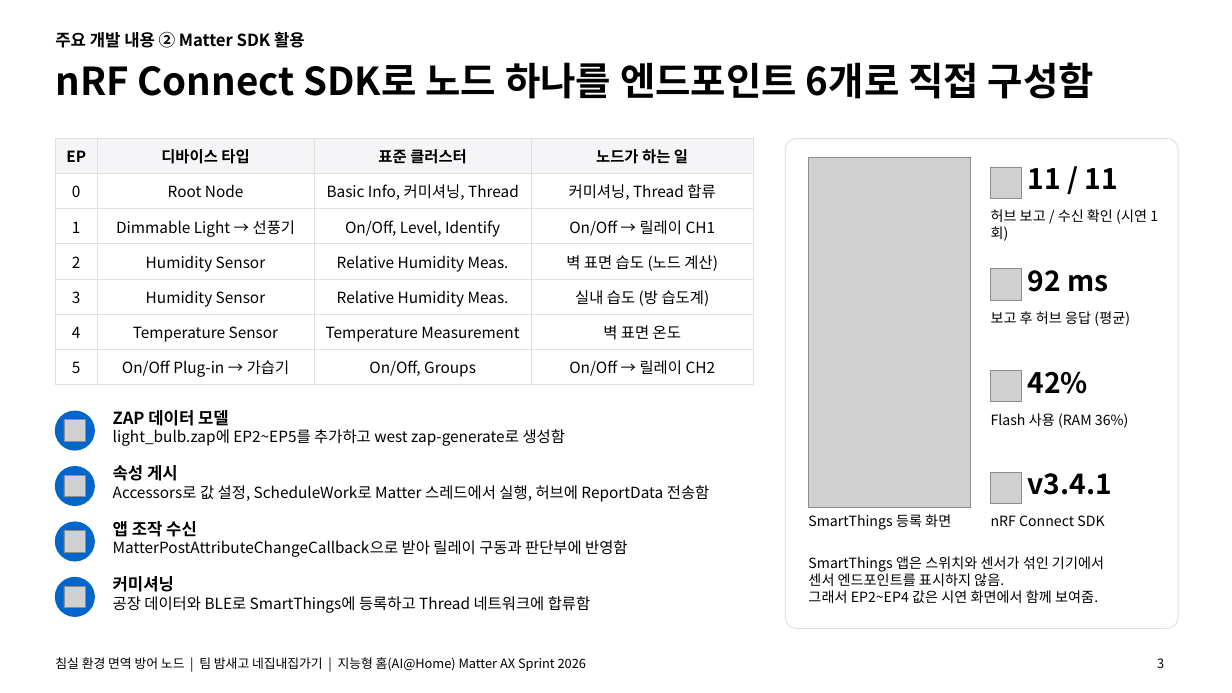
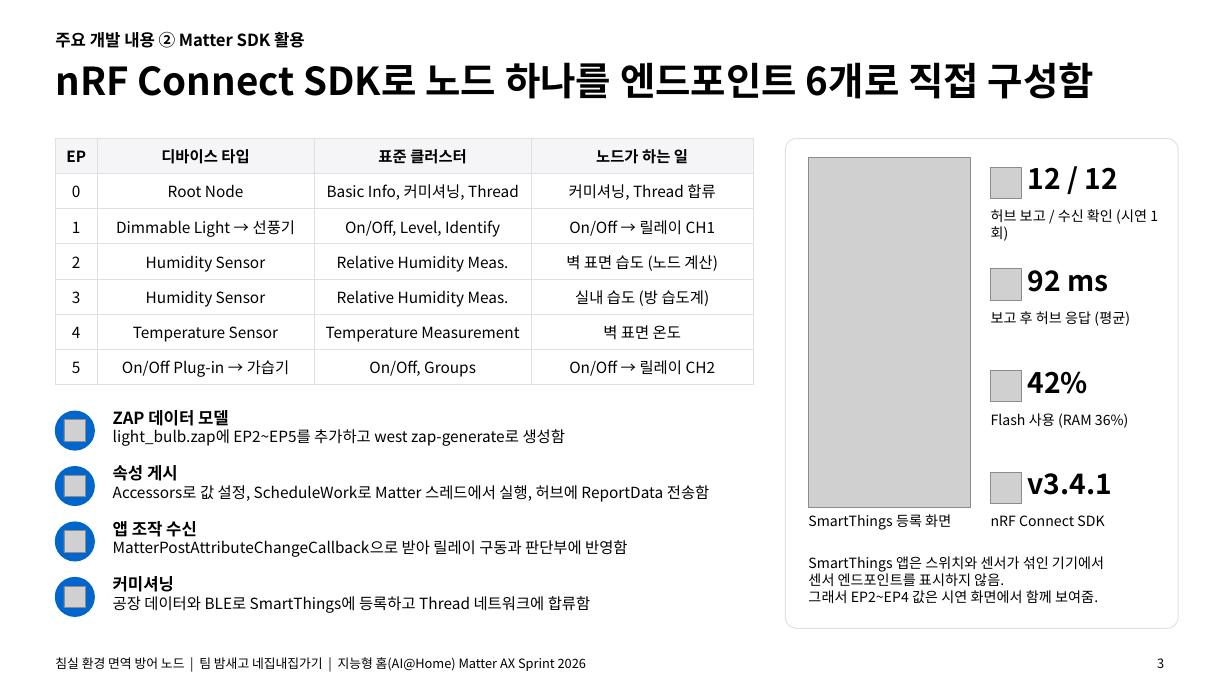
Before and after one commit to 55wind/matter-iot, a slide deck: slide 3 of docs/발표자료_침실노드.pptx. Drawn at 1232x693 pixels with LibreOffice and Linux fonts; fonts in the diff are those of the drawing; grey boxes stand for pictures. Boxes give left, top, right and bottom in pixels: in the first picture for what was removed or moved away, otherwise in the second. Text is boxed around its words. In the diff, an @@ line names an element or a change of style, - is before the commit and + after.

```diff
--- a/docs/발표자료_침실노드.pptx
+++ b/docs/발표자료_침실노드.pptx
@@ text at bbox=[1027, 167, 1117, 189]: text changed @@
-11 / 11
+12 / 12
```
Also in this commit, not shown: 1 other slide changed, 5 other files.
